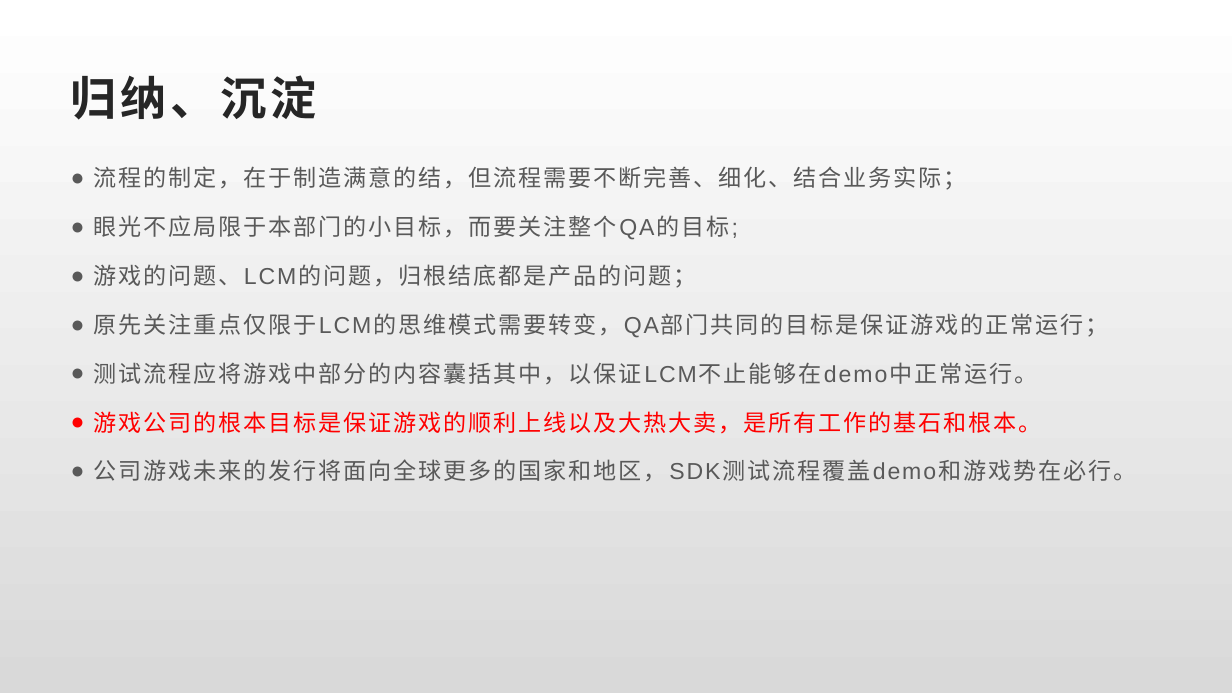
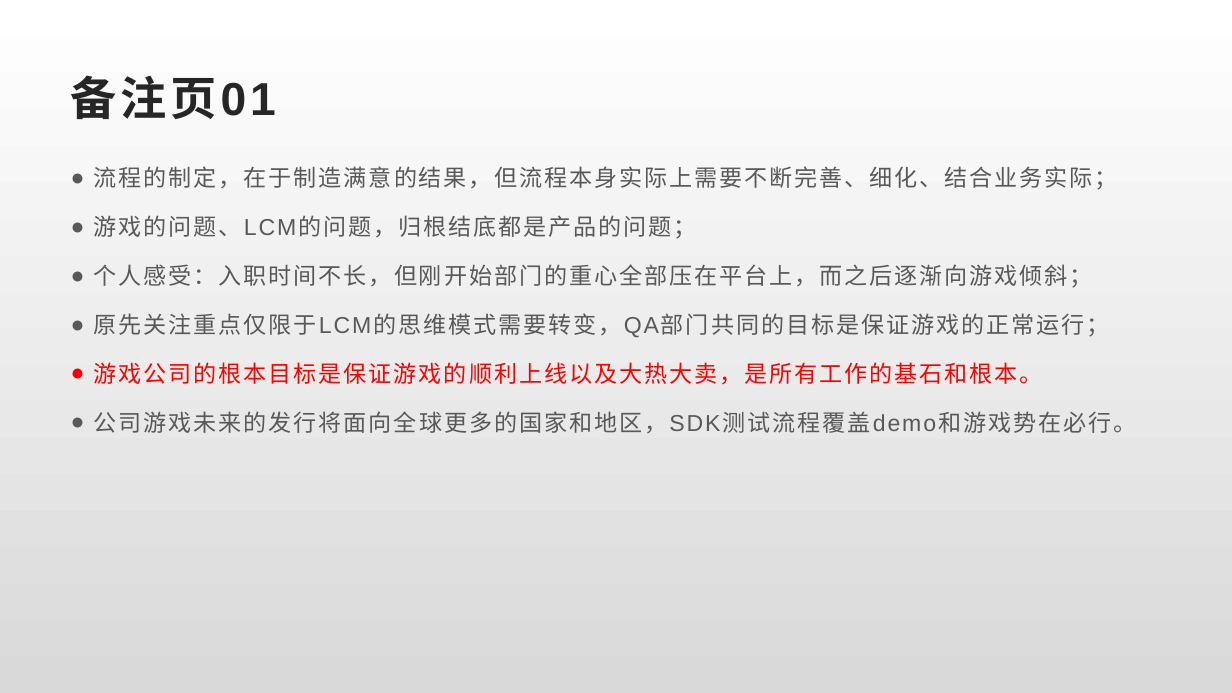
Before and after one commit to Rexixe1993/JavaScriptLesson, a slide deck: slide 10 of 全球版灌篮OBT复盘总结.pptx (slide 6 before the commit). Drawn at 1232x693 pixels with LibreOffice and Linux fonts; fonts in the diff are those of the drawing. Boxes give left, top, right and bottom in pixels: in the first picture for what was removed or moved away, otherwise in the second. Text is boxed around its words. In the diff, an @@ line names an element or a change of style, - is before the commit and + after.

Commit message:
OBT复盘PPT更新（一）代码上线部分

```diff
--- a/全球版灌篮OBT复盘总结.pptx
+++ b/全球版灌篮OBT复盘总结.pptx
@@ title at <box>71,75,276,119</box>: text changed @@
-归纳、沉淀
+备注页01
@@ text at <box>94,166,1118,190</box>: text changed @@
-● 流程的制定，在于制造满意的结，但流程需要不断完善、细化、结合业务实际；
-● 眼光不应局限于本部门的小目标，而要关注整个QA的目标;
+● 流程的制定，在于制造满意的结果，但流程本身实际上需要不断完善、细化、结合业务实际；
@@ text at <box>94,264,1093,288</box>: paragraph added @@
+● 个人感受：入职时间不长，但刚开始部门的重心全部压在平台上，而之后逐渐向游戏倾斜；
@@ text at <box>94,362,1037,384</box>: paragraph removed @@
-● 测试流程应将游戏中部分的内容囊括其中，以保证LCM不止能够在demo中正常运行。
```
Also in this commit, not shown: 5 other slides changed, 5 slides added, 1 slide removed.
